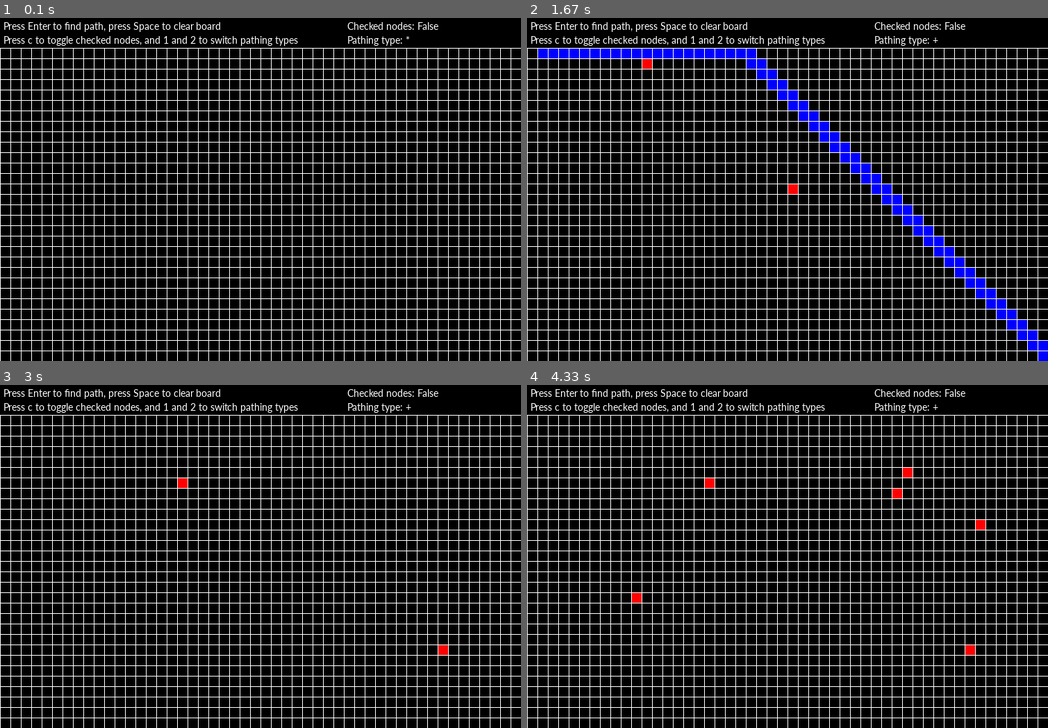
Above: before the commit, frames 1-4 (two rows, left to right).
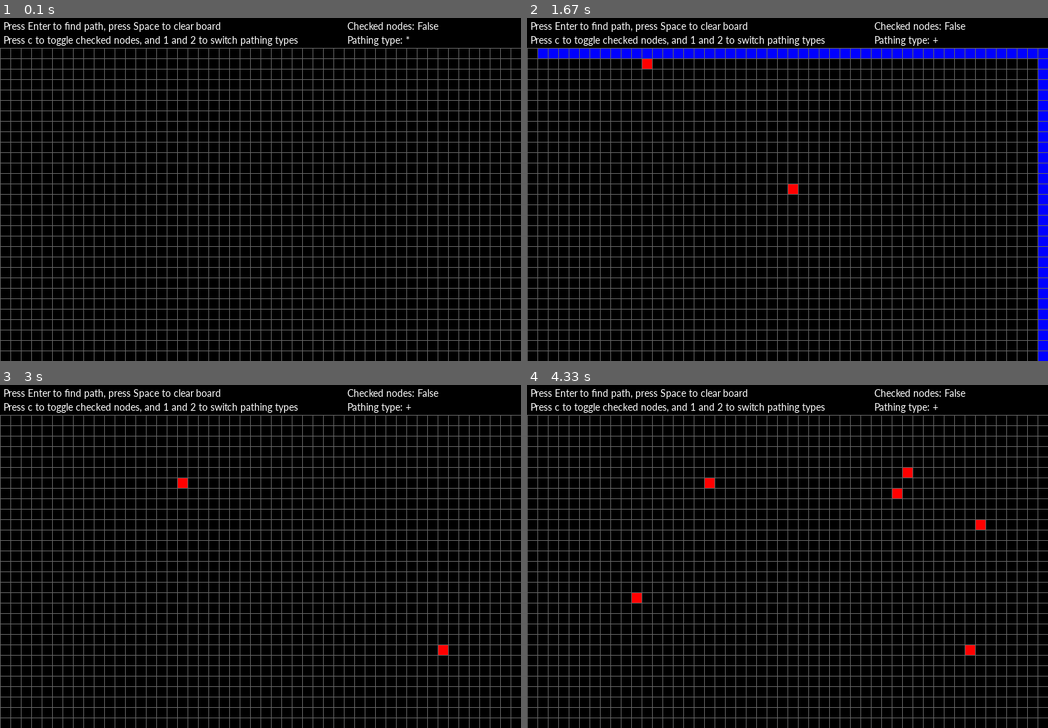
Above: after the commit, the same moments.

Repository: CCareaga/Pygame-Examples
Game: pygame game, started from A-Star Pathfinding/path.py
The game is run twice, just before and just after one commit, with the same random seed, the same clock (stepped at 60 frames per second) and the same inputs. The source is Python 2; it was converted automatically to run under Python 3.
Inputs (mouse positions are in pixels of both pictures, inside the frame that each line leads up to):
- Up to frame 1 (0.1 s): no input
- Up to frame 2 (1.67 s): click (787, 189) at 0.38 s; tap 1 at 0.67 s; tap Enter at 1 s; click (652, 62) at 1.38 s
- Up to frame 3 (3 s): click (72, 546) at 1.72 s; tap Space at 2 s; click (187, 484) at 2.38 s; click (442, 645) at 2.72 s
- Up to frame 4 (4.33 s): click (975, 529) at 3.05 s; click (896, 494) at 3.38 s; click (907, 470) at 3.72 s; click (641, 594) at 4.05 s

The runs differ from the first frame. In frame 1, 12% of the frame differs, in the area x 0-100%, y 8-100%; in frame 2, 18%; in frame 3, 12%; in frame 4, 12%.

Commit message:
Small A* Changes
Fixed the heuristic formula, but it tends to check ALOT of nodes and I'm
not quite sure why.

Diff:
--- a/A-Star Pathfinding/grid.py
+++ b/A-Star Pathfinding/grid.py
@@ -13,16 +13,19 @@
             for node in col:
                 node.update()
                 node.draw(self.game.screen)
+
         for i in xrange(self.length):
-            pygame.draw.line(self.game.screen, [255]*3, (15*i, 45), (15*i, 495))
+            pygame.draw.line(self.game.screen, [100]*3, (15*i, 45), (15*i, 495))
 
         for i in xrange(self.width):
-            pygame.draw.line(self.game.screen, [255]*3, (0, (15*i)+45), (750, (15*i)+45))
+            pygame.draw.line(self.game.screen, [100]*3, (0, (15*i)+45), (750, (15*i)+45))
 
     def clearPath(self):
         for col in self.nodes:
             for node in col:
-                node.in_path = False
+                if node.in_path:
+                    node.in_path = False
+                    node.color = 0
 
 class Node():
     def __init__(self, grid, pos):
--- a/A-Star Pathfinding/path.py
+++ b/A-Star Pathfinding/path.py
@@ -52,6 +52,7 @@
         else:
             pass
 
+        print len(path)
         self.pathing = False
 
     def Clear(self):
--- a/A-Star Pathfinding/pathfind.py
+++ b/A-Star Pathfinding/pathfind.py
@@ -1,8 +1,19 @@
 import numpy
 from heapq import *
 
-def heuristic(a, b):
-    return (b[0] - a[0]) ** 2 + (b[1] - a[1]) ** 2
+def heuristic(a, b, pathing):
+
+    x = abs(a[0]-b[0])
+    y = abs(a[1]-b[1])
+
+    if pathing == '*':
+
+        if x > y:
+            return 14*y + 10*(x - y)
+        else:
+            return 14*x + 10*(y - x)
+    else:
+        return 10*(x + y)
 
 def astar(array, start, goal, pathing):
 
@@ -13,7 +24,7 @@
 
     came_from = {}
     gscore = {start:0}
-    fscore = {start:heuristic(start, goal)}
+    fscore = {start:heuristic(start, goal, pathing)}
     oheap = []
     checked = []
 
@@ -35,7 +46,7 @@
         array[current[0], current[1]] = 2
         for i, j in neighbors:
             neighbor = current[0] + i, current[1] + j
-            tentative_g_score = gscore[current] + heuristic(current, neighbor)
+            tentative_g_score = gscore[current] + heuristic(current, neighbor, pathing)
             if 0 <= neighbor[0] < array.shape[0]:
                 if 0 <= neighbor[1] < array.shape[1]:
                     if array.flat[array.shape[1] * neighbor[0]+neighbor[1]] == 1:
@@ -53,7 +64,7 @@
             if  tentative_g_score < gscore.get(neighbor, 0) or neighbor not in [i[1]for i in oheap]:
                 came_from[neighbor] = current
                 gscore[neighbor] = tentative_g_score
-                fscore[neighbor] = tentative_g_score + heuristic(neighbor, goal)
+                fscore[neighbor] = tentative_g_score + heuristic(neighbor, goal, pathing)
                 heappush(oheap, (fscore[neighbor], neighbor))
 
     return False
